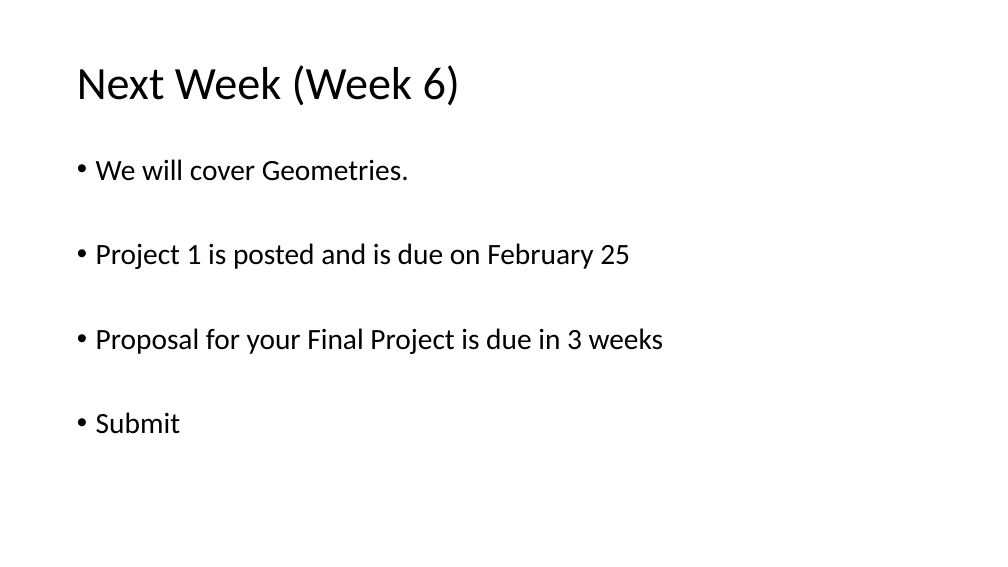
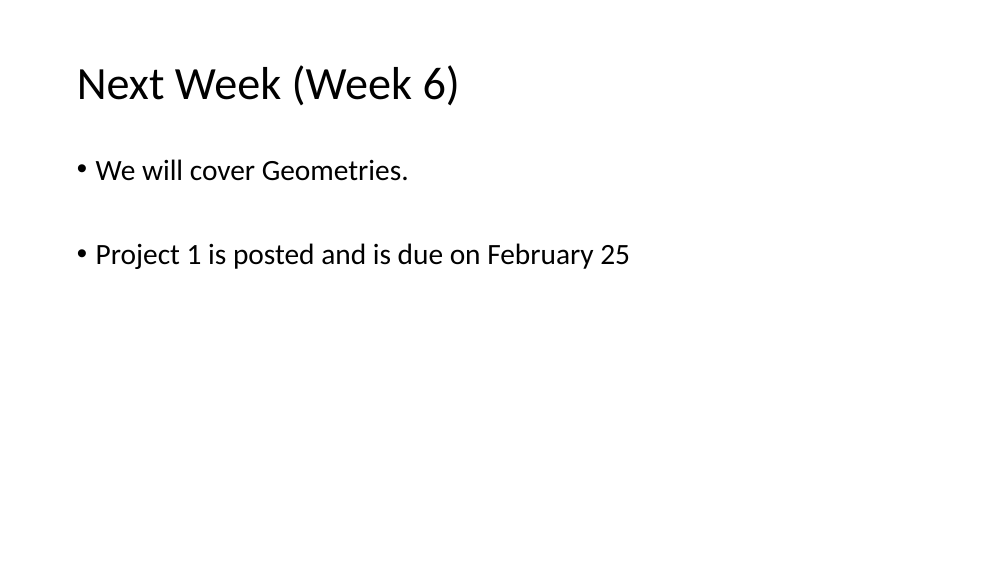
Before and after one commit to gbrunner/intro-prog-for-gis-rs, a slide deck: slide 10 of Week 5/Cursor_Lecture_Slides.pptx. Drawn at 1008x567 pixels with LibreOffice and Linux fonts; fonts in the diff are those of the drawing. Boxes give left, top, right and bottom in pixels: in the first picture for what was removed or moved away, otherwise in the second. Text is boxed around its words. In the diff, an @@ line names an element or a change of style, - is before the commit and + after.

```diff
--- a/Week 5/Cursor_Lecture_Slides.pptx
+++ b/Week 5/Cursor_Lecture_Slides.pptx
@@ text at [96, 328, 664, 434]: paragraphs removed @@
-• Proposal for your Final Project is due in 3 weeks
-• Submit
```
Also in this commit, not shown: 1 other slide changed, 5 other files.
